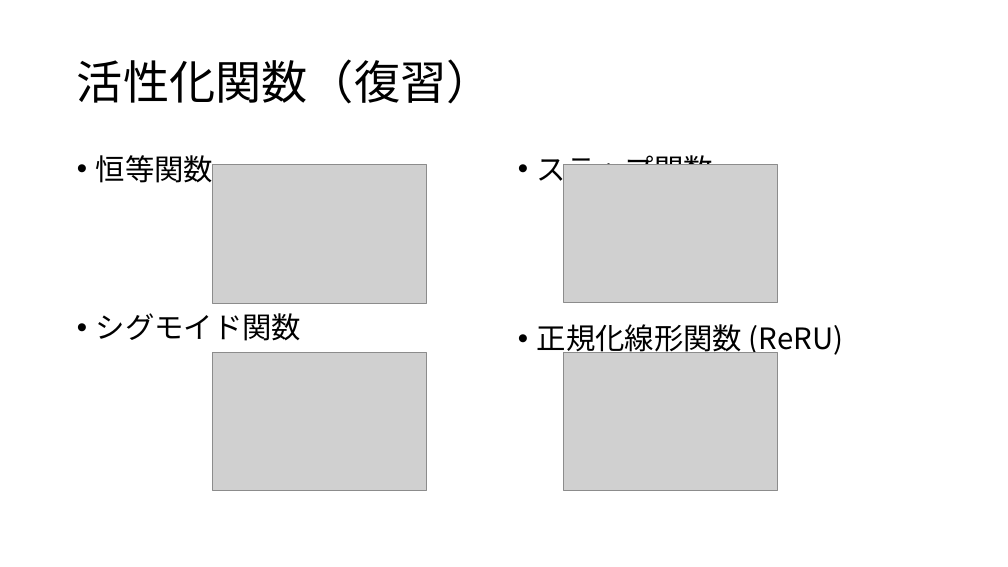
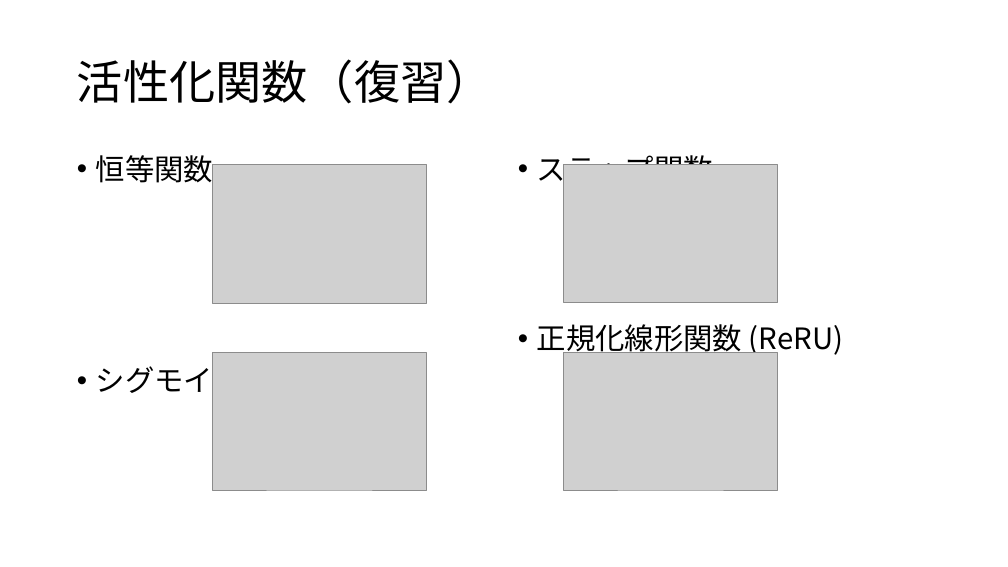
Before and after one commit to aliquisgg-hub/pages, a slide deck: slide 3 of Sc387/part10/FNN+BP.pptx. Drawn at 1008x567 pixels with LibreOffice and Linux fonts; fonts in the diff are those of the drawing; grey boxes stand for pictures. Boxes give left, top, right and bottom in pixels: in the first picture for what was removed or moved away, otherwise in the second. Text is boxed around its words. In the diff, an @@ line names an element or a change of style, - is before the commit and + after.

```diff
--- a/Sc387/part10/FNN+BP.pptx
+++ b/Sc387/part10/FNN+BP.pptx
@@ text "恒等関数" at bbox=[96, 155, 302, 399]: more space between paragraphs @@
```
Also in this commit, not shown: 11 other slides changed, 1 slide added, 3 other files.
